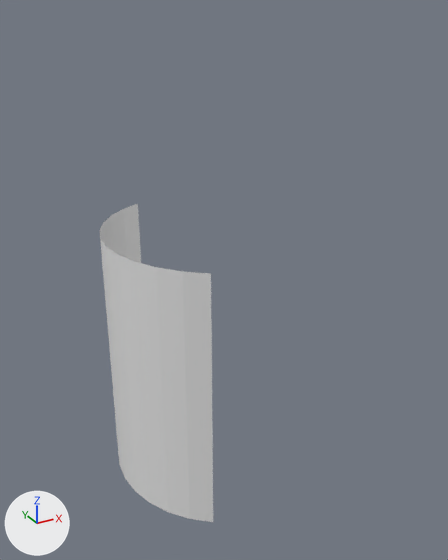
Before and after pictures for a commit that changed the Blender file Assets/Models/Interactable/ChemicalContainer/Chemical Container.blend.
Before and after are seen from a camera (50 mm lens) standing at (-0.0814, -0.1478, 0.1452) and looking at (0.0001, 0.0003, 0.0712). The axes (+X, +Y, +Z) are drawn at lower left. The lights are the same throughout.

In view in the first picture: 'Label'.
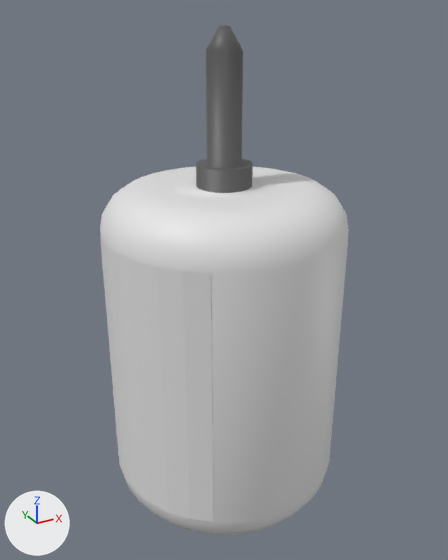
Location of each change, [x1, y1, x2, y2] in pixels of the pictures (448 x 560 px):
'Cylinder', shown: after [100, 25, 349, 535]
part 1 of me_cylinder, recoloured: after [196, 25, 253, 193]

The edits, one by one:
Material 'Top' (mat_top) is new.
Its base color is (0.102, 0.102, 0.102) (dark grey #5a5a5a).
Material 'Main' (mat_main) is new.
Its base color is (0.8, 0.8, 0.8) (white #e7e7e7).
me_cylinder has 585 vertices, 541 faces and spans x -0.035..0.035, y -0.035..0.035, z 0.0..0.1411.
me_cylinder is used by ob_cylinder; location (0.0, 0.0, 0.0).
me_cylinder part 1: all 166 faces centred in x -0.0077..0.0077, y -0.0077..0.0077, z 0.103..0.1411 switch from no material to mat_top (dark grey #5a5a5a).
me_cylinder now uses material mat_main (white #e7e7e7).
Object 'Cylinder' (ob_cylinder) is now shown.
